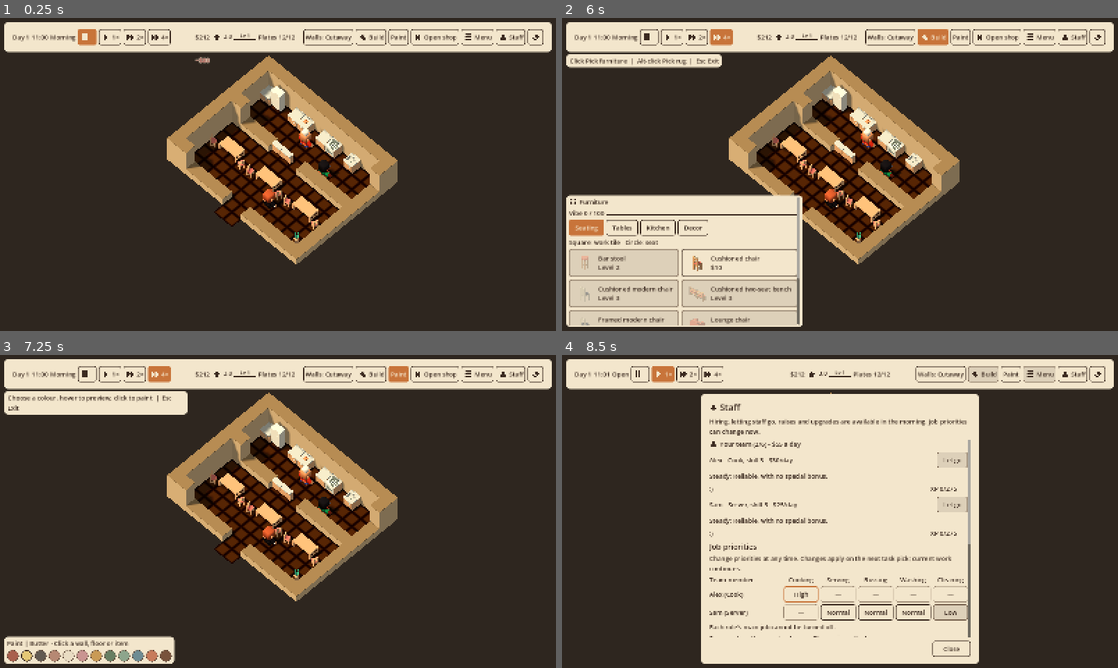
Above: before the commit, frames 1-4 (two rows, left to right).
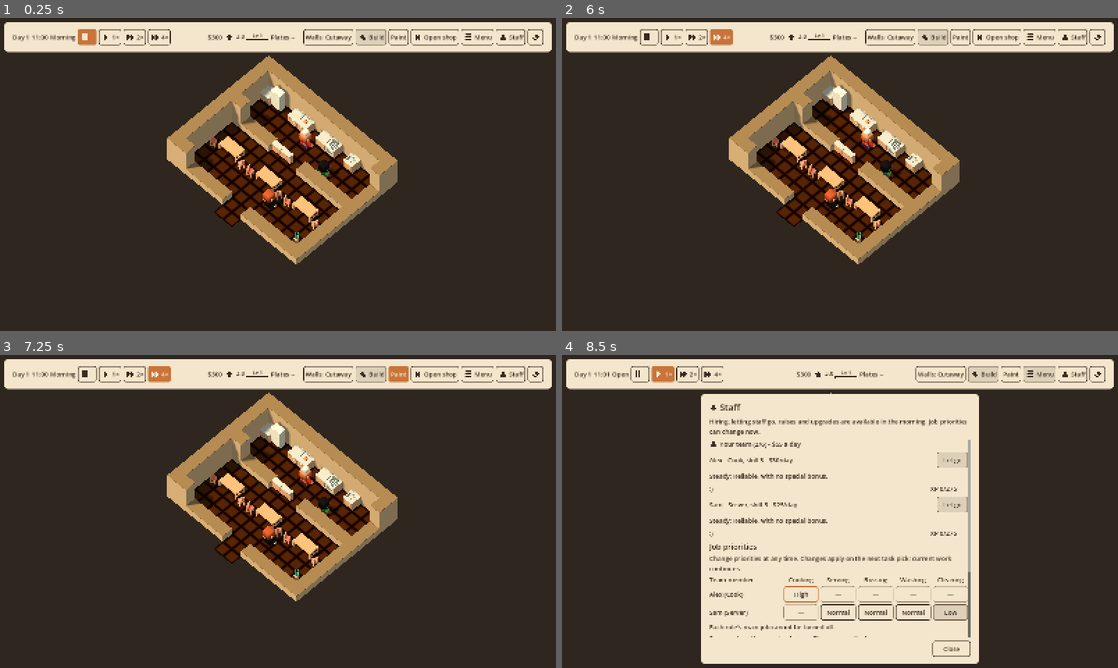
Above: after the commit, the same moments.

Repository: jaredbahr/foolskitchen
Game: Godot game, scene res://src/world/main.tscn
The game is run twice, just before and just after one commit, with the same random seed, the same clock (stepped at 60 frames per second) and the same inputs.
Inputs (mouse positions are in pixels of both pictures, inside the frame that each line leads up to):
- Up to frame 1 (0.25 s): no input
- Up to frame 2 (6 s): click (650, 36) at 0.5 s; click "1×" at 1.25 s; click "2×" at 2 s; click "4×" at 2.75 s; click "Walls: Cutaway" at 3.5 s; click "Walls: Down" at 4.25 s; click "Walls: Up" at 5 s; click (934, 36) at 5.75 s, where only the run before the commit has a clickable "Build"
- Up to frame 3 (7.25 s): click "Paint" at 6.5 s
- Up to frame 4 (8.5 s): click "Open shop" at 7.25 s; click "Staff" at 8 s

The runs differ from the first frame. In frame 1, 0.3% of the frame differs, in the area x 35-70%, y 3-15%; in frame 2, 19%, in the area x 0-70%, y 3-99%; in frame 3, 5.4%; in frame 4, 0.2%.
Error after the commit: Invalid call. Nonexistent function 'configure_customer_types' in base 'RefCounted (RestaurantSim)'. (res://src/world/main.gd:282)

Commit message:
Bind authored customer preferences after session restore

Diff:
--- a/src/world/main.gd
+++ b/src/world/main.gd
@@ -17,6 +17,7 @@
 const REVIEW_QUOTES: ReviewQuotes = preload("res://data/reviews/quotes.tres")
 const PROGRESSION_TUNING: ProgressionTuning = preload("res://data/balance/progression.tres")
 const VIBE_TUNING: VibeTuning = preload("res://data/balance/vibe.tres")
+const CUSTOMER_TYPES: CustomerTypeCatalogue = preload("res://data/customers/types.tres")
 const AUTOSAVE_SLOT: String = "autosave"
 const LOAN_LOCK_REASON: String = "Pay off your bank loan first"
 
@@ -52,6 +53,8 @@
 ## Last thirty eligible reviews, including five virtual three-star starters.
 var reputation: ReputationBook = ReputationBook.new()
 var owner_progress: OwnerProgress = OwnerProgress.new(PROGRESSION_TUNING)
+## Authored arrivals; tests may inject an explicit neutral Regular-only catalogue.
+var customer_type_catalogue: CustomerTypeCatalogue = CUSTOMER_TYPES
 ## Zero is one plate; the two purchased levels carry two and four.
 var tray_level: int = 0
 
@@ -274,6 +277,11 @@
 	($ShopView as ShopView).bind_cleanliness(cleanliness)
 	_debug_overlay.bind_cleanliness(cleanliness)
 	sim.configure_reviews(reputation, REVIEW_TUNING, REVIEW_QUOTES, GameState.rng(&"reviews"))
+	# Configure only after the complete restore/new-game decision, using its
+	# real reputation and owner level. This consumes no customer RNG draw.
+	if not sim.configure_customer_types(customer_type_catalogue, owner_progress.level):
+		push_error("Cannot initialize customer preferences")
+		return
 	sim.spawner.min_gap = TUNING.arrival_gap_min
 	sim.spawner.max_gap = TUNING.arrival_gap_max
 	shop_editor = ShopEditor.new(sim, content, ShopEditBooks.new(Economy.can_buy_discretionary,
@@ -1481,6 +1489,8 @@
 
 ## Morning setup: new counters, a stocked fridge, and an autosave.
 func _begin_morning() -> void:
+	# The preceding close may unlock a new type; current guests are unaffected.
+	sim.set_customer_level(owner_progress.level)
 	_vibe_experiences.clear()
 	_report.call(&"set_vibe", vibe_result)
 	# Direct sim drivers may finish cleanup after service_closed. Apply that
@@ -1595,6 +1605,7 @@
 		_owner_award_day = day
 		_owner_unlocks_today = _unlocked_at_levels(level_before, owner_progress.level)
 		menu_settings.set_owner_level(owner_progress.level)
+		sim.set_customer_level(owner_progress.level)
 		shop_editor.set_owner_level(owner_progress.level)
 		_build_catalogue.set_owner_level(owner_progress.level)
 		$HUD.set_owner_progress(owner_progress.level, owner_progress.xp_into_level(), owner_progress.xp_in_level())
